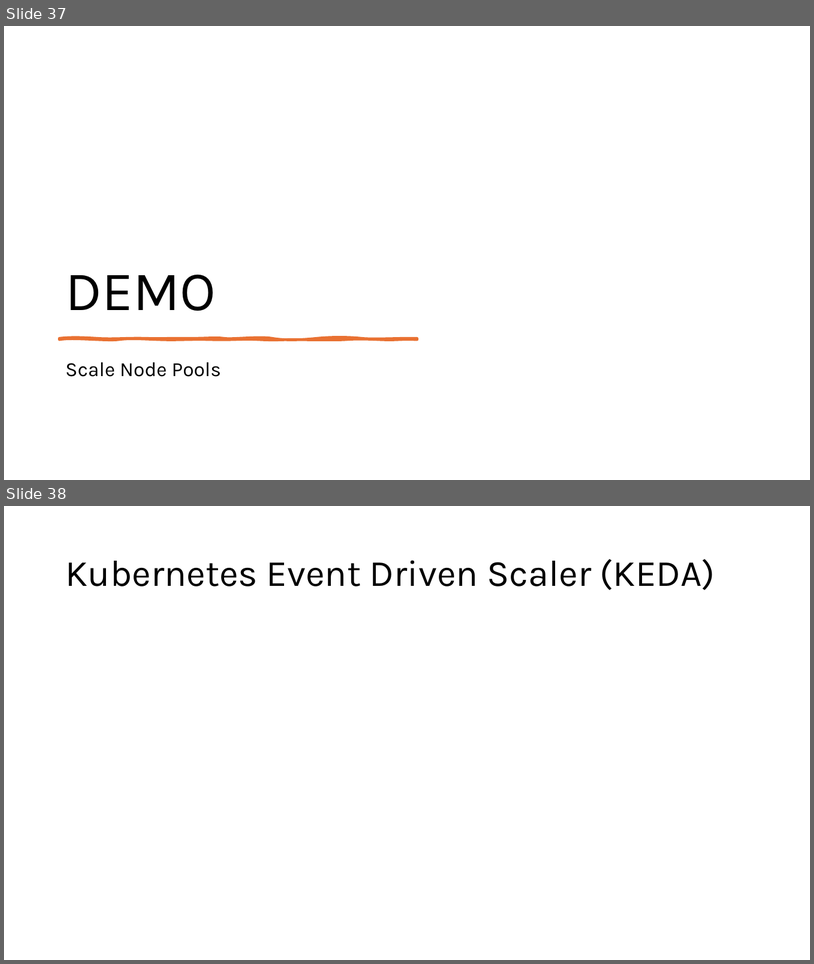
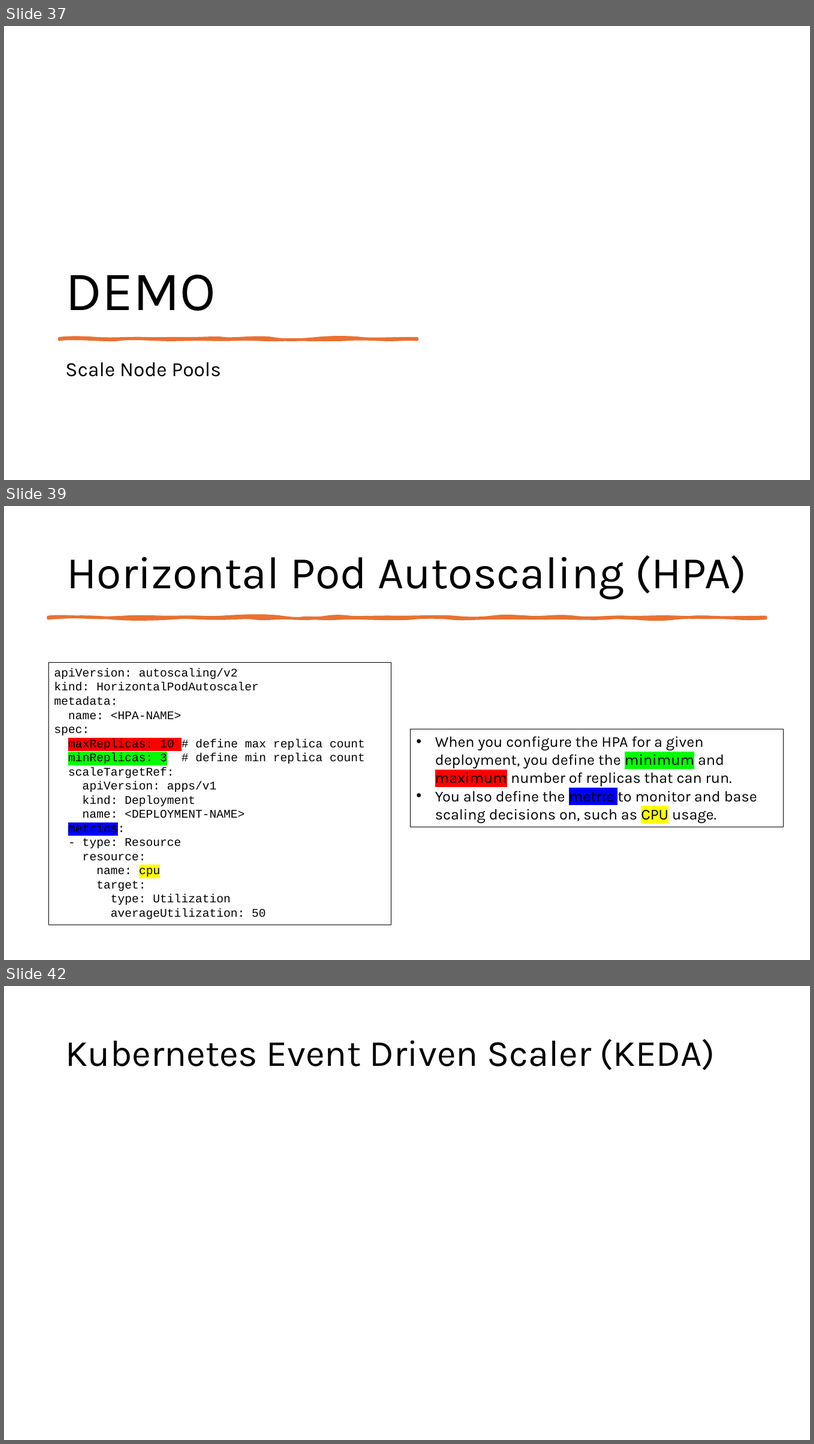
Before and after one commit to fhbilgen/AKSWorkshop, a slide deck: AKS_02_Node_Pools.pptx. Shown one above the other, each under a label of ours: slides 37 and 38 before the commit, slides 37, 39 and 42 after it; the slides between them are not shown. The pictures are 814x964 and 814x1444 pixels, drawn with LibreOffice and Linux fonts; fonts in the diff are those of the drawing. Boxes give left, top, right and bottom in pixels: in the first picture for what was removed or moved away, otherwise in the second. Text is boxed around its words. In the diff, an @@ line names an element or a change of style, - is before the commit and + after.

```diff
--- a/AKS_02_Node_Pools.pptx
+++ b/AKS_02_Node_Pools.pptx
@@ slide 39 added at box(4, 506, 810, 960), background #FFFFFF @@
@@ title added at box(66, 555, 747, 600), 54 pt, text #000000 @@
+Horizontal Pod Autoscaling (HPA)
@@ freeform shape added at box(48, 617, 766, 618), fill #E97132, outline #E97132 3.25 pt @@
@@ rectangle added at box(48, 662, 391, 925), outline #000000 0.25 pt, 14 pt, text #000000 @@
+apiVersion: autoscaling/v2
+kind: HorizontalPodAutoscaler
+metadata:
+name: <HPA-NAME>
+spec:
+maxReplicas: 10 # define max replica count
+minReplicas: 3 # define min replica count
+scaleTargetRef:
+apiVersion: apps/v1
+kind: Deployment
+name: <DEPLOYMENT-NAME>
+metrics:
+- type: Resource
+resource:
+name: cpu
+target:
+type: Utilization
+averageUtilization: 50
@@ rectangle added at box(411, 729, 784, 826), outline #000000 0.25 pt, 18 pt, text #000000 @@
+• When you configure the HPA for a given deployment, you define the minimum and maximum number of replicas that can run.
+• You also define the metric to monitor and base scaling decisions on, such as CPU usage.
@@ what was slide 38 is now slide 42 @@
```
Also in this commit, not shown: 7 other slides added, 2 slides removed, 6 other files.
